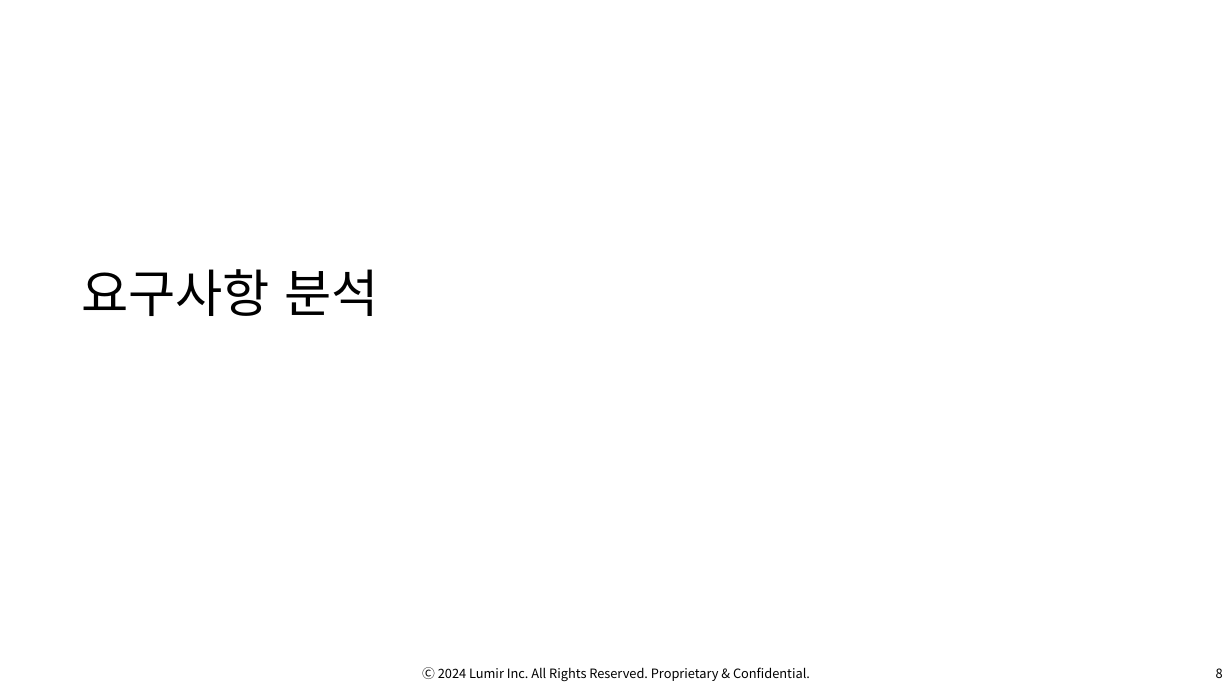
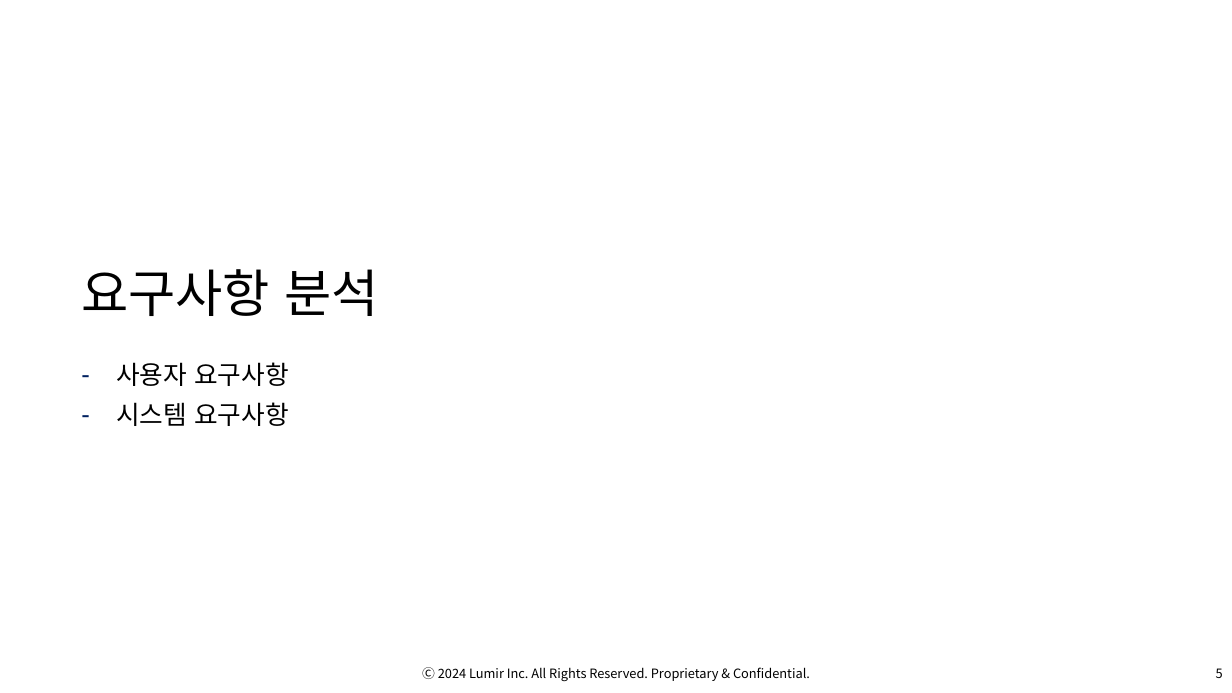
Before and after one commit to OsterRepository/OsterRepository, a slide deck: slide 6 of 기술 7부 김민수 성과 발표.pptx (slide 9 before the commit). Drawn at 1232x693 pixels with LibreOffice and Linux fonts; fonts in the diff are those of the drawing; background and template pictures are left out. Boxes give left, top, right and bottom in pixels: in the first picture for what was removed or moved away, otherwise in the second. Text is boxed around its words. In the diff, an @@ line names an element or a change of style, - is before the commit and + after.

```diff
--- a/기술 7부 김민수 성과 발표.pptx
+++ b/기술 7부 김민수 성과 발표.pptx
@@ text added at (116,362,289,426), 20 pt, text #000000 @@
+– 사용자 요구사항
+– 시스템 요구사항
@@ page number at (1216,668,1223,678): text changed @@
-8
+5
```
Also in this commit, not shown: 4 other slides changed, 8 slides added, 4 slides removed, 1 other file.
